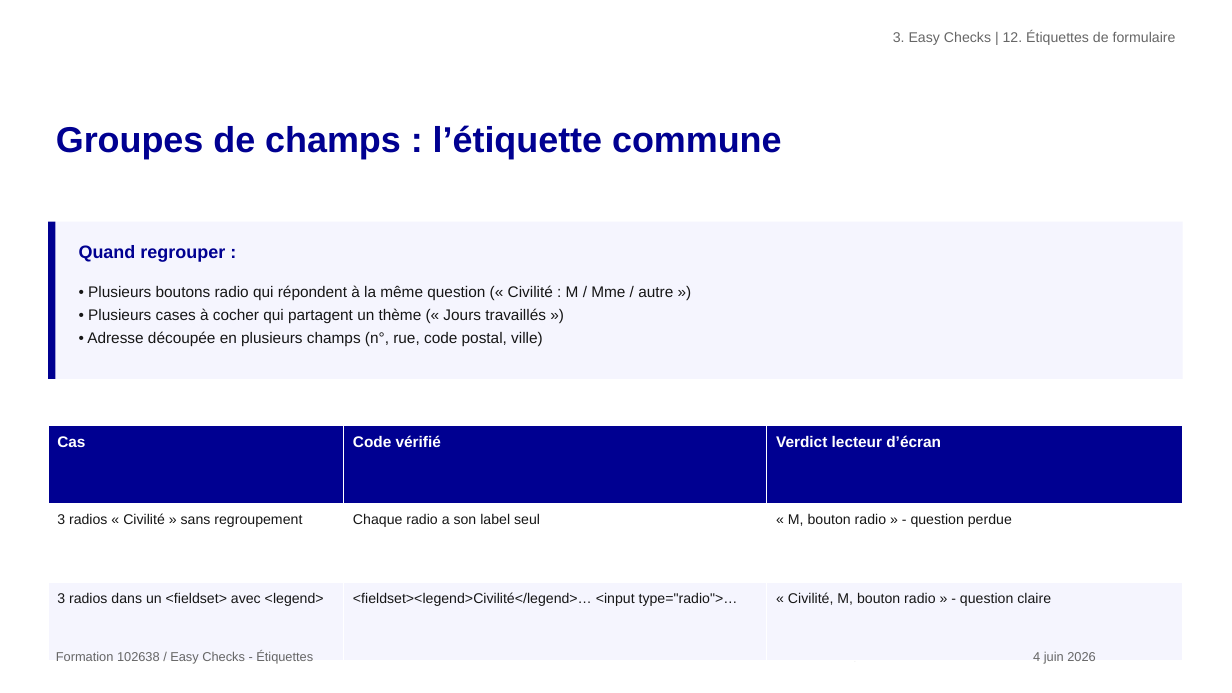
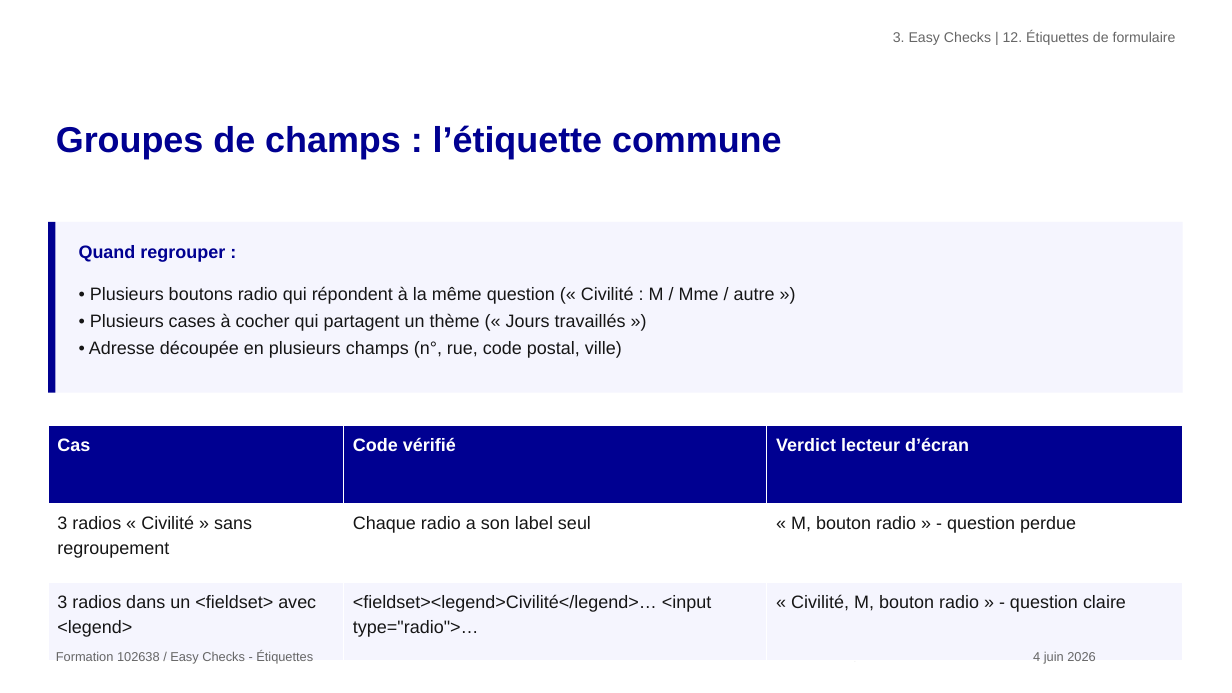
Before and after one commit to alexandra-guiderdoni/usine-fabrication-igpde-102846-ay11, a slide deck: slide 67 of formation-102638-juin-2026.pptx. Drawn at 1232x693 pixels with LibreOffice and Linux fonts; fonts in the diff are those of the drawing; background and template pictures are left out. Boxes give left, top, right and bottom in pixels: in the first picture for what was removed or moved away, otherwise in the second. Text is boxed around its words. In the diff, an @@ line names an element or a change of style, - is before the commit and + after.

```diff
--- a/formation-102638-juin-2026.pptx
+++ b/formation-102638-juin-2026.pptx
@@ rectangle: place and size @@
-rectangle at <box>48,222,55,379</box>
+rectangle at <box>48,222,55,393</box>
@@ rectangle: place and size @@
-rectangle at <box>55,222,1183,379</box>
+rectangle at <box>55,222,1183,393</box>
@@ text "• Plusieurs boutons radio qui ..." at <box>89,286,775,358</box>: size 12 to 14 pt @@
@@ table at <box>48,425,1183,661</box> @@
@@ size 12 to 14 pt in "Cas", "Code vérifié", "Verdict lecteur d’écran" @@
@@ size 11 to 14 pt in "3 radios « Civilité » sans regroupement", "Chaque radio a son label seul", "« M, bouton radio » - question ...", "3 radios dans un <fieldset> avec <legend>" and 2 more places @@
```
Also in this commit, not shown: 80 other slides changed, 42 other files.
